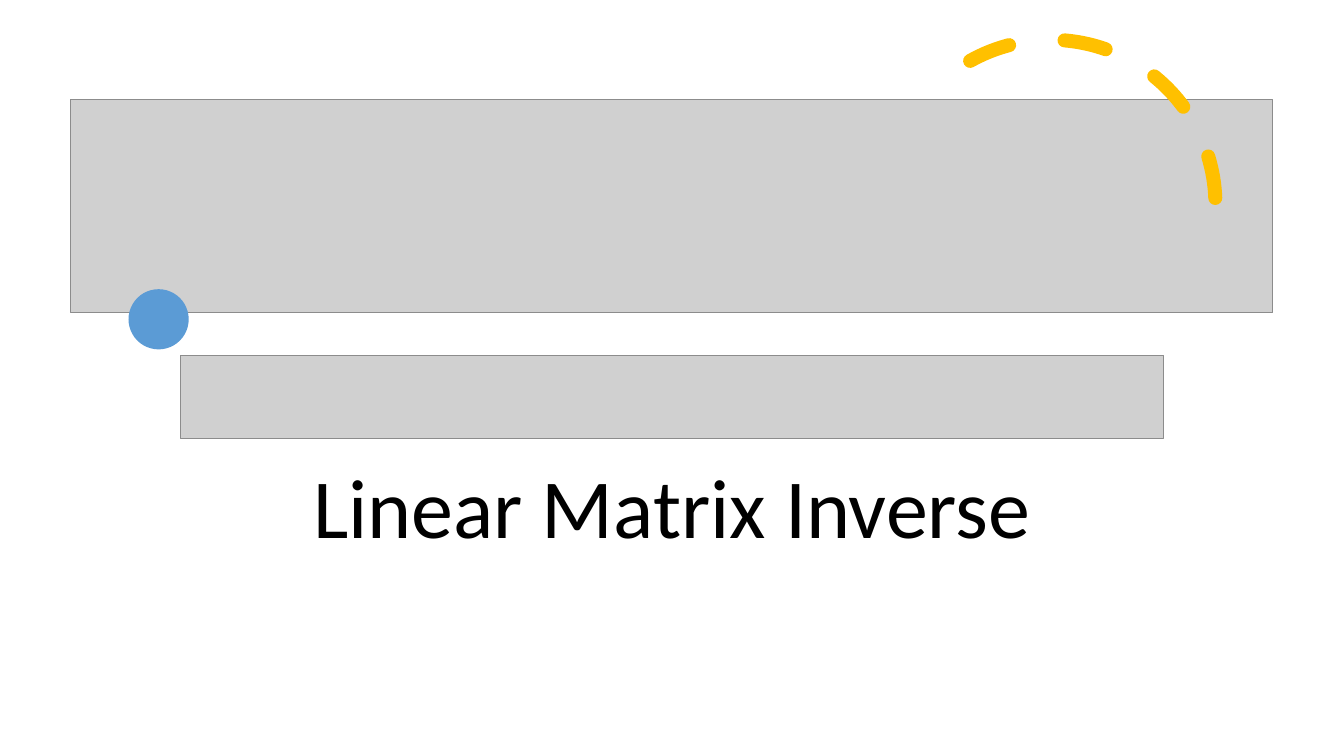
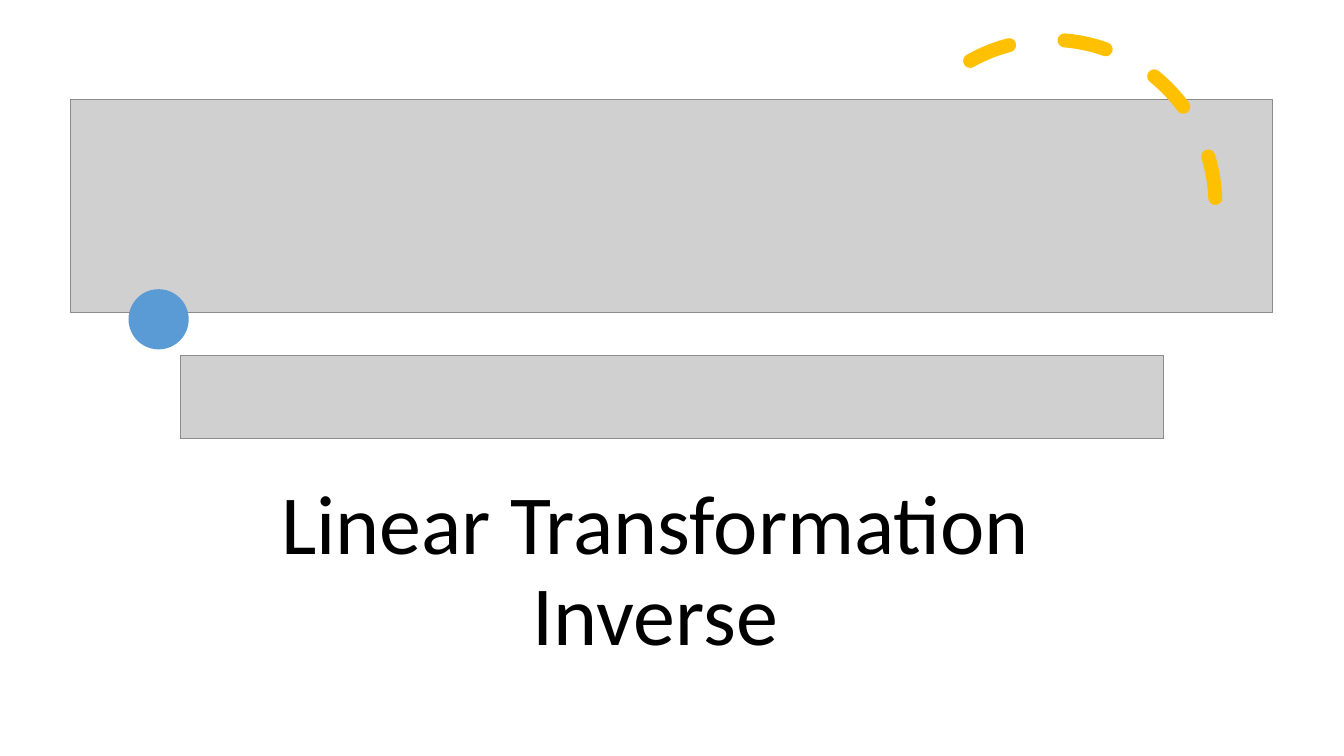
Before and after one commit to Jeffchen54/Linear-Definitions-and-Theorems, a slide deck: slide 18 of Unit 3-4 Definitions.pptx (slide 19 before the commit). Drawn at 1344x756 pixels with LibreOffice and Linux fonts; fonts in the diff are those of the drawing; grey boxes stand for pictures. Boxes give left, top, right and bottom in pixels: in the first picture for what was removed or moved away, otherwise in the second. Text is boxed around its words. In the diff, an @@ line names an element or a change of style, - is before the commit and + after.

```diff
--- a/Unit 3-4 Definitions.pptx
+++ b/Unit 3-4 Definitions.pptx
@@ title at [281,496,1029,646]: text changed @@
-Linear Matrix Inverse
+Linear Transformation Inverse
```
Also in this commit, not shown: 6 other slides changed, 13 slides added, 9 slides removed, 1 other file.
